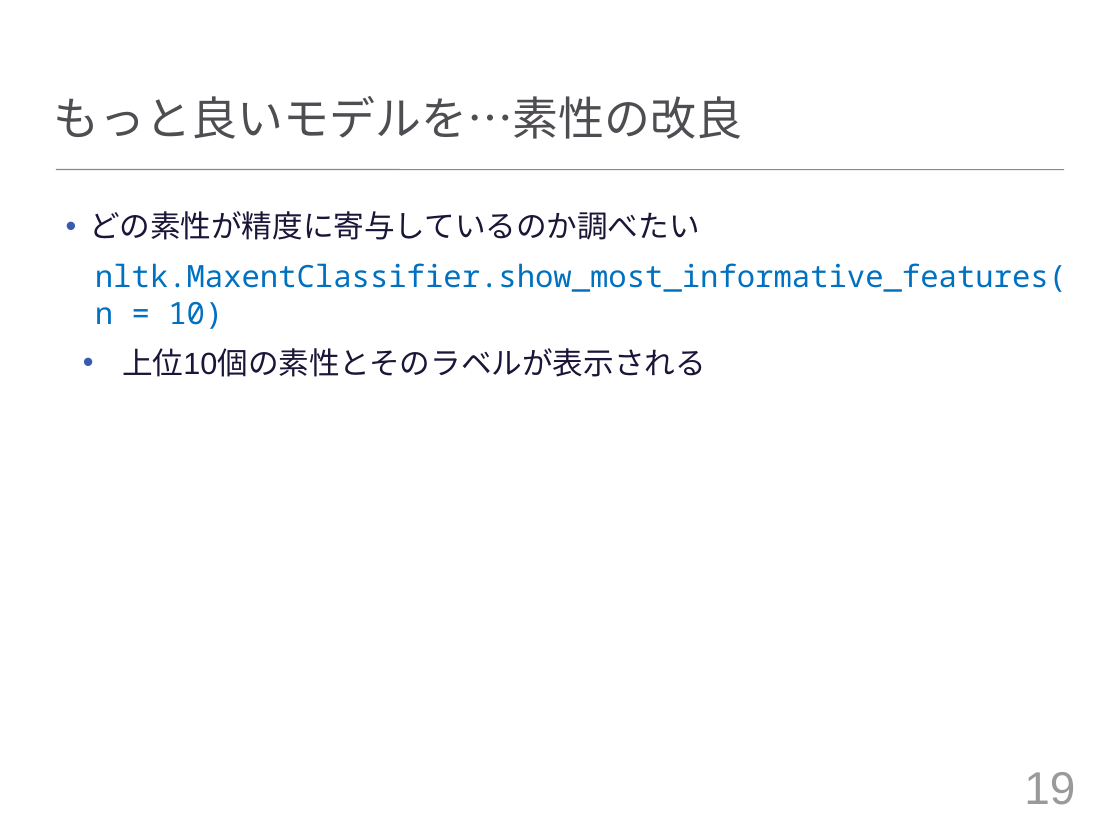
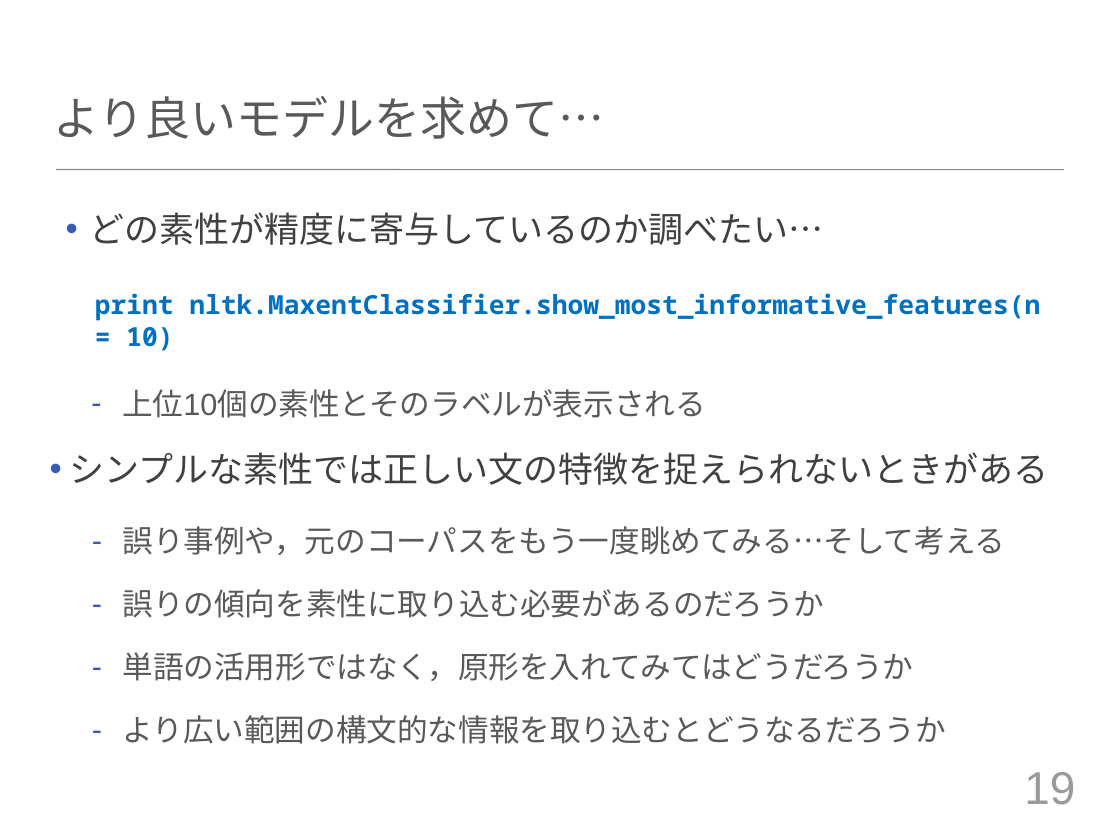
Before and after one commit to tuxedocat/ss2012, a slide deck: slide 19 of ss2012_slide.pptx. Drawn at 1120x840 pixels with LibreOffice and Linux fonts; fonts in the diff are those of the drawing. Boxes give left, top, right and bottom in pixels: in the first picture for what was removed or moved away, otherwise in the second. Text is boxed around its words. In the diff, an @@ line names an element or a change of style, - is before the commit and + after.

```diff
--- a/ss2012_slide.pptx
+++ b/ss2012_slide.pptx
@@ title at <box>54,96,604,139</box>: text changed; text colour #4F4D52 to #595959 @@
-もっと良いモデルを…素性の改良
+より良いモデルを求めて…
@@ text at <box>89,212,1040,351</box>: text changed; size 28 to 24 pt; bold on @@
-• どの素性が精度に寄与しているのか調べたい
-    nltk.MaxentClassifier.show_most_informative_features(n = 10)
+• どの素性が精度に寄与しているのか調べたい…
+    print nltk.MaxentClassifier.show_most_informative_features(n = 10)
@@ text at <box>122,389,706,418</box>: text colour #1C1538 to #595959 in "上位10個の素性とそのラベルが表示される"; bullet • to - @@
@@ text at <box>69,452,1048,744</box>: paragraphs added @@
+• シンプルな素性では正しい文の特徴を捉えられないときがある
+  – 誤り事例や，元のコーパスをもう一度眺めてみる…そして考える
+  – 誤りの傾向を素性に取り込む必要があるのだろうか
+  – 単語の活用形ではなく，原形を入れてみてはどうだろうか
+  – より広い範囲の構文的な情報を取り込むとどうなるだろうか
```
Also in this commit, not shown: 18 other slides changed, 1 slide added.
